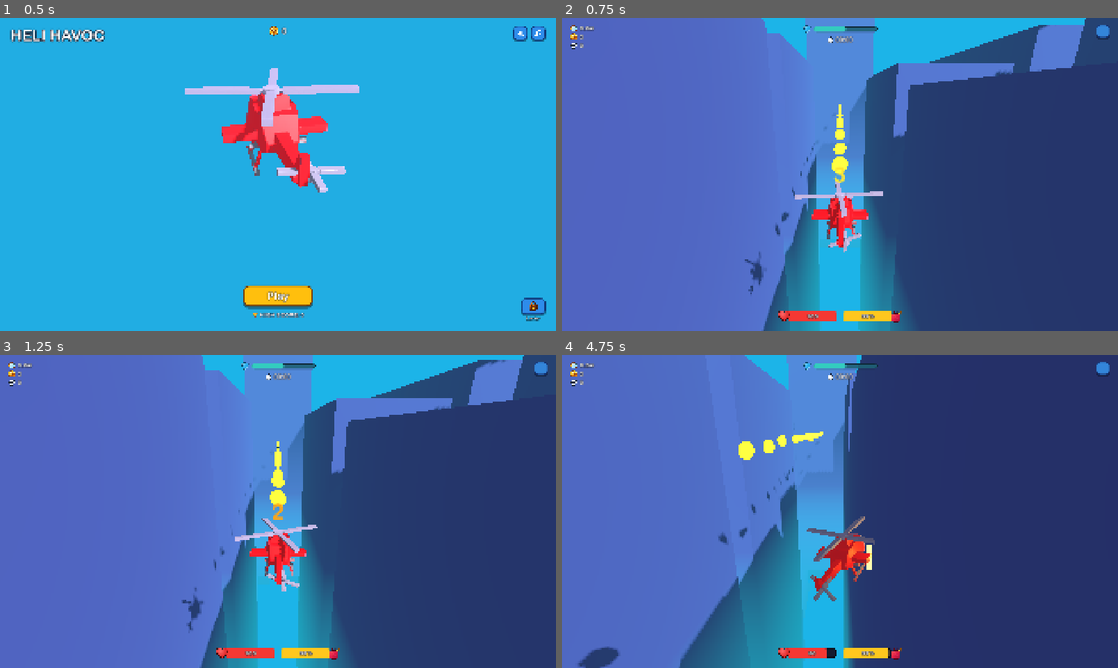
Above: before the commit, frames 1-4 (two rows, left to right).
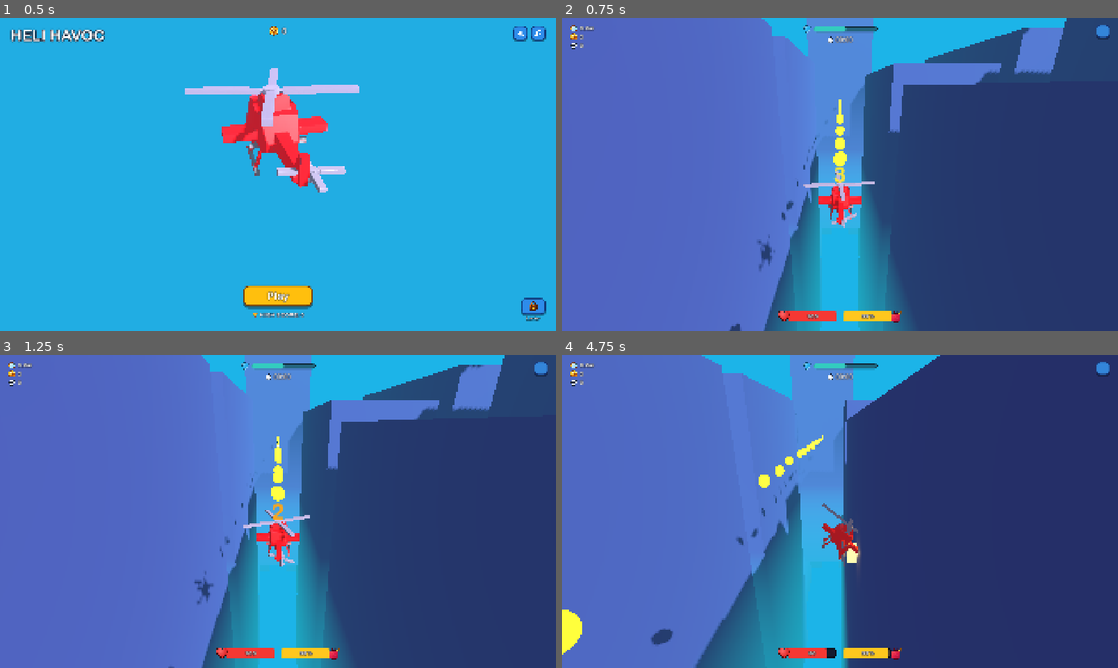
Above: after the commit, the same moments.

Repository: ArnavNah/Godot-Heli-Havoc-Like-Clone
Game: Godot game, scene res://scenes/ui/main_menu.tscn
The game is run twice, just before and just after one commit, with the same random seed, the same clock (stepped at 60 frames per second) and the same inputs.
Inputs (mouse positions are in pixels of both pictures, inside the frame that each line leads up to):
- Up to frame 1 (0.5 s): no input
- Up to frame 2 (0.75 s): click "Play" at 0.5 s
- Up to frame 3 (1.25 s): no input
- Up to frame 4 (4.75 s): tap Enter at 1.25 s; move the mouse to (962, 495) at 1.27 s; hold D (move_right) 1.28-2 s; hold Shift 1.28-2 s; click (962, 495) at 1.42 s; click (1101, 367) at 2 s; tap Space (fly_up) at 2.75 s; drag from (728, 527) to (812, 574) at 2.77 s; move the mouse to (895, 442) at 3.52 s; hold D (move_right) 3.53-4.25 s; hold Shift 3.53-4.25 s; drag from (812, 574) to (673, 464) at 4.27 s

Frame 1 is identical in both runs. In frame 2, 4.4% of the frame differs, in the area x 30-95%, y 0-100%; in frame 3, 4.4%; in frame 4, 7.5%, in the area x 0-68%, y 0-100%.

Commit message:
feat: accelerate assisted helicopter physics

Diff:
--- a/scenes/player/camera_rig.tscn
+++ b/scenes/player/camera_rig.tscn
@@ -5,8 +5,8 @@
 [node name="CameraRig" type="Node3D"]
 script = ExtResource("1_cam")
 lerp_weight_multiplier = 5.0
-pitch_degrees = -18.0
-base_fov = 64.0
+pitch_degrees = -20.0
+base_fov = 66.0
 
 [node name="SpringArm3D" type="SpringArm3D" parent="."]
 collision_mask = 0
--- a/scripts/player/camera_rig.gd
+++ b/scripts/player/camera_rig.gd
@@ -5,10 +5,10 @@
 
 @export_group("Decoupled World-Space Camera")
 @export var follow_speed: float = 12.0
-@export var pitch_degrees: float = -18.0
-@export var height_offset: float = 4.2
-@export var back_offset: float = 7.8
-@export var base_fov: float = 64.0
+@export var pitch_degrees: float = -20.0
+@export var height_offset: float = 4.8
+@export var back_offset: float = 9.4
+@export var base_fov: float = 66.0
 @export var max_fov_kick: float = 4.5
 @export var look_ahead_strength: float = 0.06
 
--- a/scripts/player/player_heli.gd
+++ b/scripts/player/player_heli.gd
@@ -13,29 +13,28 @@
 
 @export_group("1. Mass & Lift Forces")
 @export var mass_kg: float = 60.0
-@export var base_lift_ratio: float = 0.92 # Fraction of gravity countered at neutral (gentle sinking)
-@export var collective_strength: float = 1.70 # Climb thrust multiplier when holding Space
+@export var base_lift_ratio: float = 0.98 # Nearly counters gravity for a gentle neutral descent
+@export var collective_strength: float = 1.65 # Climb thrust multiplier when holding Space
 @export var altitude_assist_strength: float = 140.0 # Sticky collective dampening during hover
 @export var dive_lift_ratio: float = 0.25 # Thrust reduction when actively holding descend
 
 @export_group("2. Horizontal Propulsion & Drag")
-@export var forward_acceleration: float = 52.0 # Snappy arcade acceleration in m/s²
-@export var reverse_acceleration: float = 90.0 # Strong counter-steering / braking
-@export var horizontal_drag: float = 42.0 # Coasting deceleration in m/s²
-@export var max_speed: float = 28.0 # Top speed in m/s
+@export var forward_acceleration: float = 250.0 # Exaggerates tilted-rotor thrust for arcade response
+@export var reverse_acceleration: float = 90.0 # Extra counter-steering brake in m/s²
+@export var horizontal_drag: float = 1.35 # Air-drag coefficient; preserves a short amount of inertia
+@export var max_speed: float = 42.0 # Horizontal top speed in m/s
 
 @export_group("3. Cyclic Pitch, Roll & Yaw Torque")
-@export var pitch_torque: float = 950.0
-@export var roll_torque: float = 1100.0
-@export var yaw_torque: float = 750.0
-@export var max_pitch_deg: float = 16.0 # Target forward pitch ~12-18 deg
-@export var max_reverse_pitch_deg: float = 10.0 # Target backward pitch ~8-12 deg
-@export var max_roll_deg: float = 26.0 # Target roll ~20-30 deg
-@export var attitude_response: float = 9.0
+@export var pitch_torque: float = 2300.0
+@export var roll_torque: float = 2700.0
+@export var yaw_torque: float = 1800.0
+@export var max_pitch_deg: float = 18.0 # Target forward pitch ~12-18 deg
+@export var max_reverse_pitch_deg: float = 11.0 # Target backward pitch ~8-12 deg
+@export var max_roll_deg: float = 28.0 # Target roll ~20-30 deg
 
 @export_group("4. Auto Stabilization & Limits")
-@export var stabilization_strength: float = 18.0 # Leveling torque strength
-@export var angular_damping: float = 4.2
+@export var stabilization_strength: float = 24.0 # Physical leveling torque strength
+@export var angular_damping: float = 6.0
 @export var max_rise_speed: float = 10.0
 @export var max_fall_speed: float = 7.5
 
@@ -93,8 +92,6 @@
 
 var instakill_timer: float = 0.0
 var double_coins_timer: float = 0.0
-
-var _visual_flight_input: Vector2 = Vector2.ZERO
 
 func lock_controls() -> void:
 	controls_locked = true
@@ -204,8 +201,6 @@
 		# A fresh click fires immediately, and releasing stops fire this frame.
 		fire_timer = 0.0
 
-	_update_visual_attitude(delta)
-
 	# Target marker visual
 	if current_target and is_instance_valid(current_target):
 		if not target_marker_instance and target_marker_scene:
@@ -230,7 +225,10 @@
 	if dt <= 0.0:
 		dt = 0.016
 
-	var local_up = state.transform.basis.y
+	var basis = state.transform.basis.orthonormalized()
+	var local_up = basis.y
+	var local_forward = -basis.z
+	var local_right = basis.x
 
 	# --------------------------------------------------------------------------
 	# 1. Camera-Relative Input Reading (Keyboard WASD + Virtual Joystick)
@@ -250,7 +248,6 @@
 	var move_dir = (cam_right * input_2d.x) + (cam_forward * (-input_2d.y))
 	if move_dir.length() > 1.0:
 		move_dir = move_dir.normalized()
-	_visual_flight_input = input_2d if not controls_locked else Vector2.ZERO
 
 	var wants_lift = not controls_locked and (
 		Input.is_action_pressed("fly_up")
@@ -277,21 +274,26 @@
 		has_fuel = GameManager.boost > 0.0
 
 	# --------------------------------------------------------------------------
-	# 2. Horizontal Velocity Steering (Responsive Arcade Rotor Thrust)
+	# 2. Horizontal thrust comes from the physically tilted rotor axis.
+	# The multiplier is deliberately exaggerated so 12-28 degree cyclic tilt
+	# still produces fast arcade acceleration instead of simulator-like drift.
 	# --------------------------------------------------------------------------
 	var h_vel = Vector3(state.linear_velocity.x, 0.0, state.linear_velocity.z)
-	if not controls_locked and move_dir.length_squared() > 0.01:
-		var desired_h_vel = move_dir.normalized() * max_speed
-		var accel = forward_acceleration
-		if h_vel.length_squared() > 0.25:
-			var alignment = h_vel.normalized().dot(move_dir.normalized())
-			accel = lerpf(forward_acceleration, reverse_acceleration, clampf((1.0 - alignment) * 0.5, 0.0, 1.0))
-		h_vel = h_vel.move_toward(desired_h_vel, accel * dt)
-	else:
-		h_vel = h_vel.move_toward(Vector3.ZERO, horizontal_drag * dt)
-
-	state.linear_velocity.x = h_vel.x
-	state.linear_velocity.z = h_vel.z
+	var cyclic_horizontal = Vector3(local_up.x, 0.0, local_up.z)
+	state.apply_central_force(cyclic_horizontal * forward_acceleration * mass)
+	state.apply_central_force(-h_vel * horizontal_drag * mass)
+
+	# Strong braking only when the pilot asks for the opposite direction.
+	if not controls_locked and move_dir.length_squared() > 0.01 and h_vel.length_squared() > 1.0:
+		var steering_alignment = h_vel.normalized().dot(move_dir.normalized())
+		if steering_alignment < 0.0:
+			var counter_amount = -steering_alignment
+			state.apply_central_force(-h_vel.normalized() * reverse_acceleration * counter_amount * mass)
+
+	if h_vel.length() > max_speed:
+		var limited_h_vel = h_vel.normalized() * max_speed
+		state.linear_velocity.x = limited_h_vel.x
+		state.linear_velocity.z = limited_h_vel.z
 
 	# --------------------------------------------------------------------------
 	# 3. Continuous Rotor Lift along Local Up Axis
@@ -313,35 +315,59 @@
 		_drain_fuel(base_fuel_drain_rate * dt)
 
 	var total_lift = weight * lift_mult
+	state.apply_central_force(local_up * total_lift)
 
 	# Altitude assist / sticky collective near hover
 	if not wants_lift and not wants_descend:
 		if abs(state.linear_velocity.y) < 2.0:
 			var alt_assist = -state.linear_velocity.y * altitude_assist_strength
-			total_lift += alt_assist
-
-	state.apply_central_force(Vector3.UP * total_lift)
+			state.apply_central_force(Vector3.UP * alt_assist)
 
 	# Cap maximum vertical rise & fall speed
 	state.linear_velocity.y = clampf(state.linear_velocity.y, -max_fall_speed, max_rise_speed)
 
 	# --------------------------------------------------------------------------
-	# 4. Keep the physics body upright. Pitch and roll are applied to the visual
-	# child so collisions cannot make the flight controller fight itself.
-	# --------------------------------------------------------------------------
-	local_up = state.transform.basis.y
-	var leveling_axis = local_up.cross(Vector3.UP)
-	state.apply_torque(leveling_axis * stabilization_strength * mass)
-	var tilt_angular_velocity = state.angular_velocity - Vector3.UP * state.angular_velocity.y
-	state.apply_torque(-tilt_angular_velocity * angular_damping * mass)
+	# 4. Physical cyclic pitch and roll. Input selects a target attitude in the
+	# helicopter's yaw frame; PD torque leans the actual RigidBody toward it.
+	# --------------------------------------------------------------------------
+	var flat_forward = Vector3(local_forward.x, 0.0, local_forward.z)
+	var flat_right = Vector3(local_right.x, 0.0, local_right.z)
+	if flat_forward.length_squared() < 0.01:
+		flat_forward = Vector3.FORWARD
+	else:
+		flat_forward = flat_forward.normalized()
+	if flat_right.length_squared() < 0.01:
+		flat_right = Vector3.RIGHT
+	else:
+		flat_right = flat_right.normalized()
+
+	var forward_input = move_dir.dot(flat_forward) if not controls_locked else 0.0
+	var right_input = move_dir.dot(flat_right) if not controls_locked else 0.0
+	var target_pitch = 0.0
+	if forward_input > 0.0:
+		target_pitch = deg_to_rad(-max_pitch_deg) * forward_input
+	elif forward_input < 0.0:
+		target_pitch = deg_to_rad(max_reverse_pitch_deg) * -forward_input
+	var target_roll = deg_to_rad(-max_roll_deg) * right_input
+
+	var current_pitch = asin(clampf(local_forward.y, -1.0, 1.0))
+	var current_roll = asin(clampf(local_right.y, -1.0, 1.0))
+	var pitch_gain = pitch_torque if abs(forward_input) > 0.02 else stabilization_strength * mass
+	var roll_gain = roll_torque if abs(right_input) > 0.02 else stabilization_strength * mass
+	var pitch_error = target_pitch - current_pitch
+	var roll_error = target_roll - current_roll
+	var pitch_damping = state.angular_velocity.dot(local_right) * angular_damping * mass
+	var roll_axis = basis.z
+	var roll_damping = state.angular_velocity.dot(roll_axis) * angular_damping * mass
+	state.apply_torque(local_right * (pitch_error * pitch_gain - pitch_damping))
+	state.apply_torque(roll_axis * (roll_error * roll_gain - roll_damping))
 
 	# --------------------------------------------------------------------------
 	# 5. 360° Direction / Yaw Alignment
 	# --------------------------------------------------------------------------
-	if h_vel.length_squared() > 0.09:
-		var local_fwd = -state.transform.basis.z
-		var desired_yaw = atan2(-h_vel.x, -h_vel.z)
-		var cur_yaw = atan2(-local_fwd.x, -local_fwd.z)
+	if not controls_locked and move_dir.length_squared() > 0.01:
+		var desired_yaw = atan2(-move_dir.x, -move_dir.z)
+		var cur_yaw = atan2(-flat_forward.x, -flat_forward.z)
 		var yaw_error = wrapf(desired_yaw - cur_yaw, -PI, PI)
 		var yaw_torque_val = (yaw_error * yaw_torque) - (state.angular_velocity.y * angular_damping * mass)
 		state.apply_torque(Vector3.UP * yaw_torque_val)
@@ -349,23 +375,9 @@
 		state.apply_torque(Vector3.UP * (-state.angular_velocity.y * angular_damping * mass))
 
 	# Safety: prevent over-rotation / tumbling upside down
-	if local_up.y < 0.2:
-		var righting_torque = Vector3.UP.cross(local_up) * -4000.0
-		state.apply_torque(righting_torque)
-
-func _update_visual_attitude(delta: float) -> void:
-	if not visual_heli:
-		return
-
-	var target_pitch = 0.0
-	if _visual_flight_input.y < -0.05:
-		target_pitch = deg_to_rad(-max_pitch_deg) * -_visual_flight_input.y
-	elif _visual_flight_input.y > 0.05:
-		target_pitch = deg_to_rad(max_reverse_pitch_deg) * _visual_flight_input.y
-	var target_roll = deg_to_rad(-max_roll_deg) * _visual_flight_input.x
-	var response = 1.0 - exp(-attitude_response * delta)
-	visual_heli.rotation.x = lerp_angle(visual_heli.rotation.x, target_pitch, response)
-	visual_heli.rotation.z = lerp_angle(visual_heli.rotation.z, target_roll, response)
+	if local_up.y < 0.55:
+		var righting_axis = local_up.cross(Vector3.UP)
+		state.apply_torque(righting_axis * stabilization_strength * mass * 4.0)
 
 # ==============================================================================
 # 💥 DAMAGE, FUEL, TARGETING & SHOOTING
